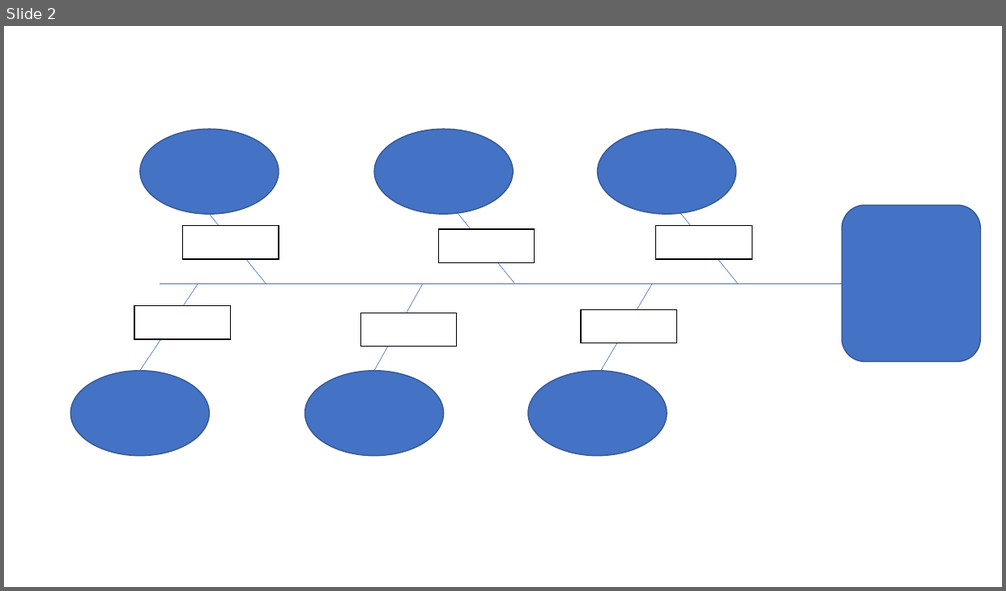
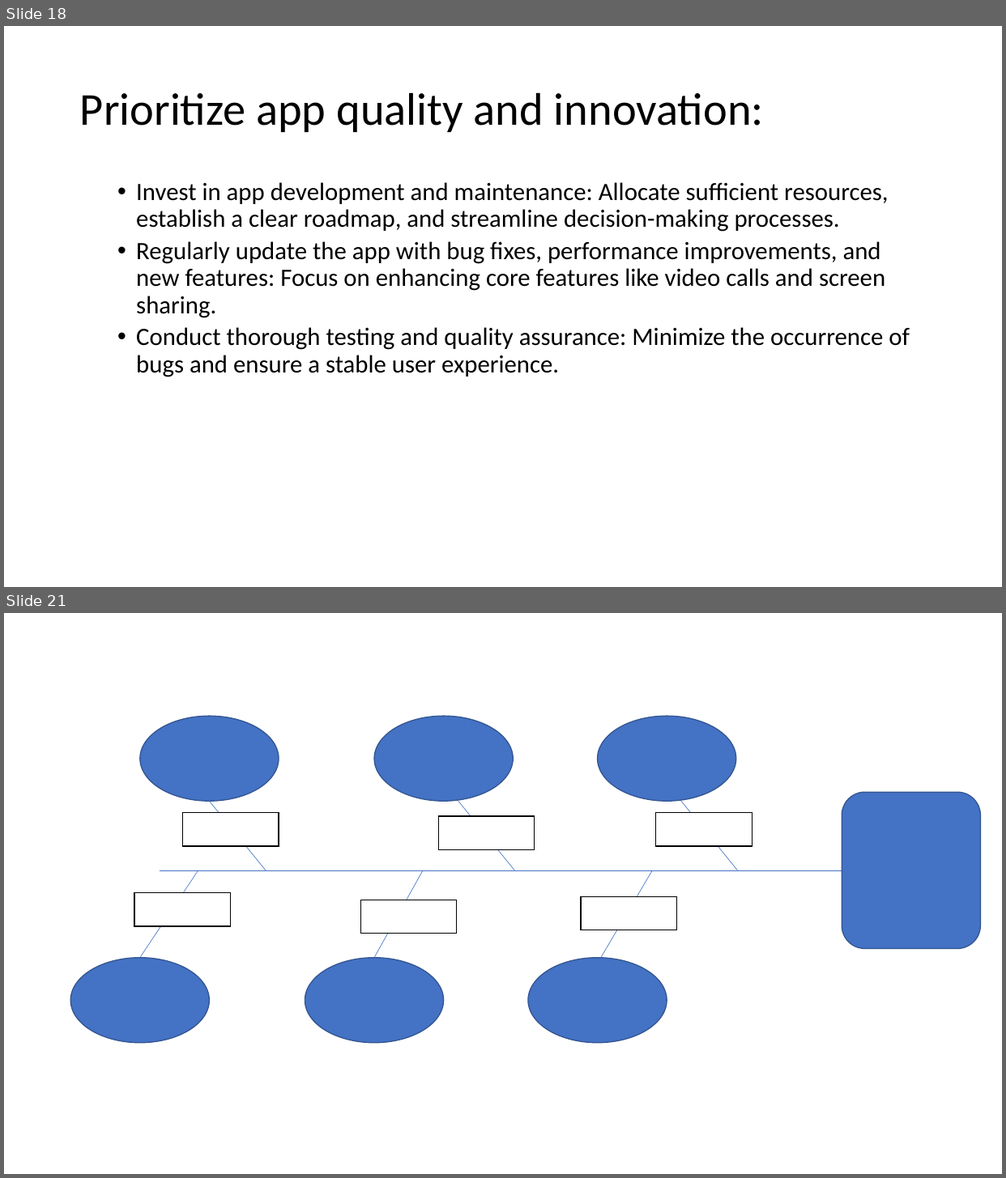
Before and after one commit to Fora1030/data-structures, a slide deck: other/Root Cause Analysis Templates (1).pptx. Shown one above the other, each under a label of ours: slide 2 before the commit, slides 18 and 21 after it; the slides between them are not shown. The pictures are 1006x591 and 1006x1178 pixels, drawn with LibreOffice and Linux fonts; fonts in the diff are those of the drawing. Boxes give left, top, right and bottom in pixels: in the first picture for what was removed or moved away, otherwise in the second. Text is boxed around its words. In the diff, an @@ line names an element or a change of style, - is before the commit and + after.

```diff
--- a/other/Root Cause Analysis Templates (1).pptx
+++ b/other/Root Cause Analysis Templates (1).pptx
@@ slide 18 added at bbox=[4, 26, 1002, 587], background #FFFFFF @@
@@ title added at bbox=[80, 92, 764, 132], 44 pt, text #000000 @@
+Prioritize app quality and innovation:
@@ text added at bbox=[136, 182, 910, 378], 24 pt, text #000000 @@
+  • Invest in app development and maintenance: Allocate sufficient resources, establish a clear roadmap, and streamline decision-making processes.
+  • Regularly update the app with bug fixes, performance improvements, and new features: Focus on enhancing core features like video calls and screen sharing.
+  • Conduct thorough testing and quality assurance: Minimize the occurrence of bugs and ensure a stable user experience.
@@ what was slide 2 is now slide 21 @@
```
Also in this commit, not shown: 1 slide changed, 18 other slides added, 2 other files.
